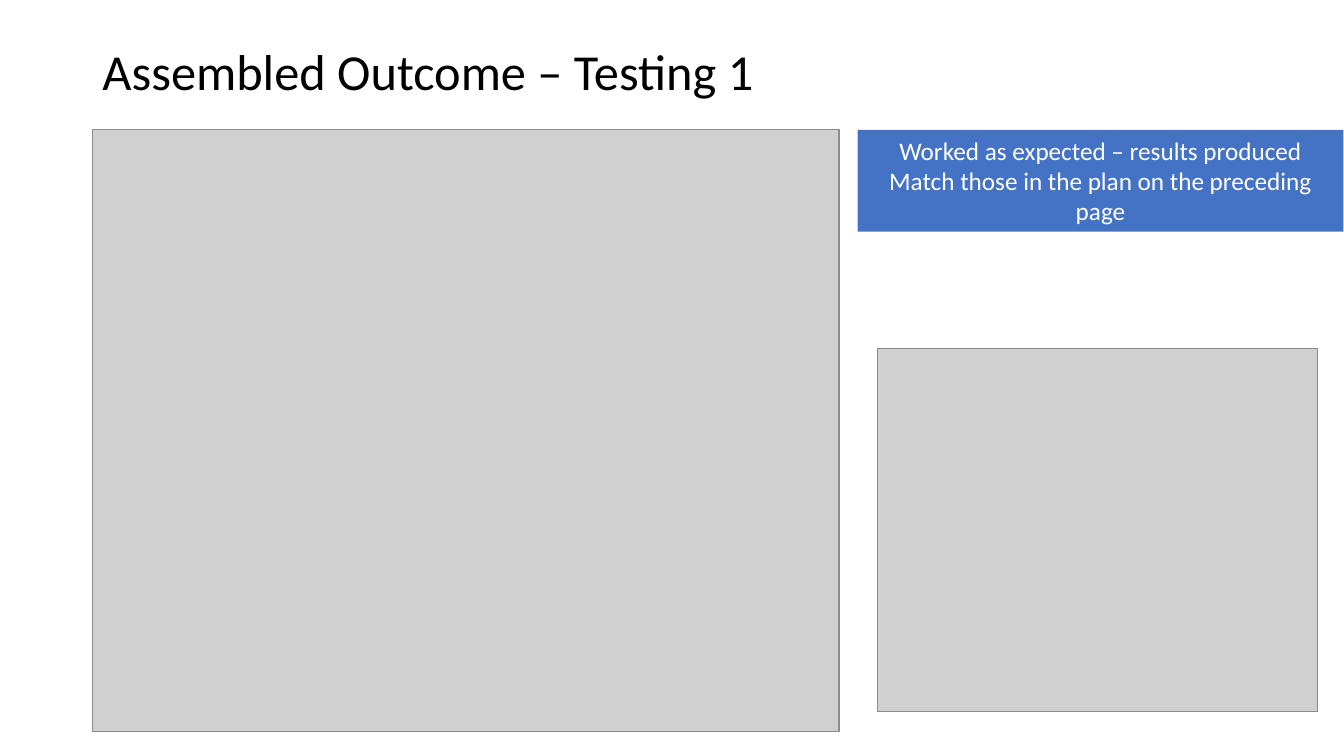
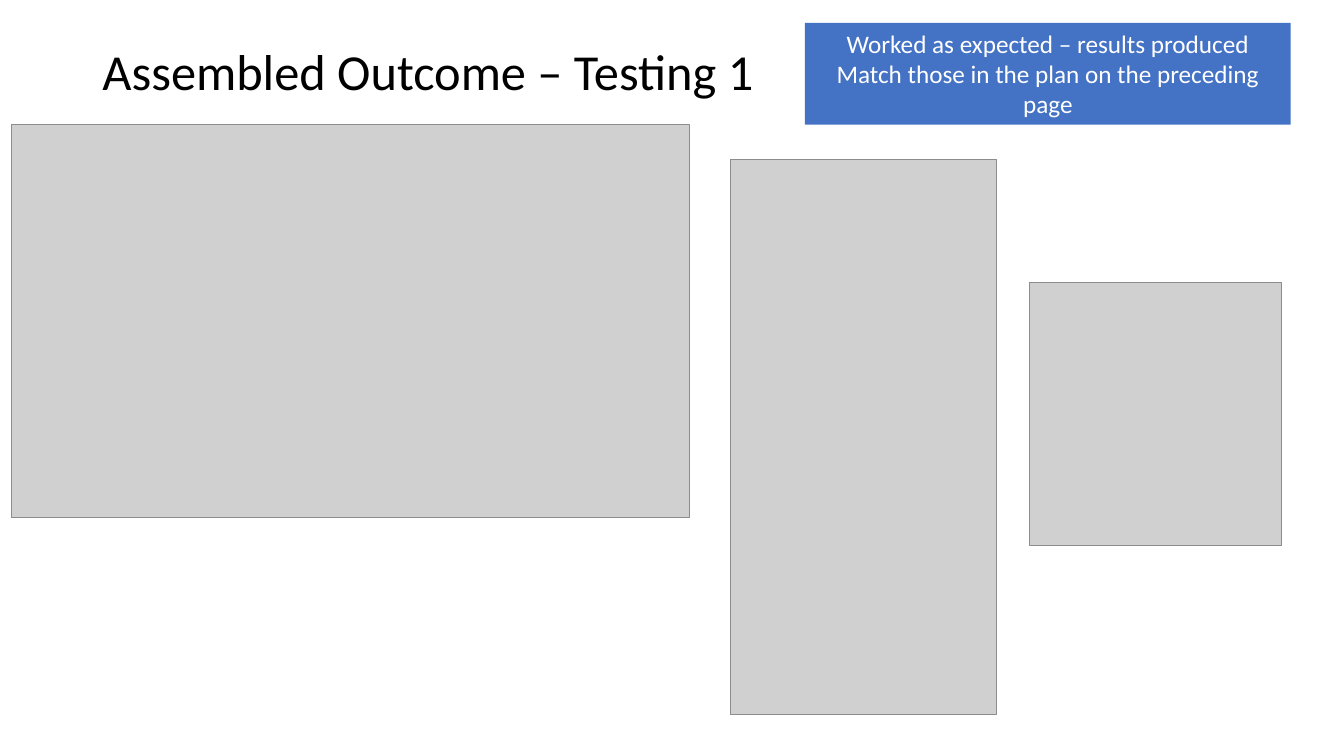
Before and after one commit to twschool/Assessment, a slide deck: slide 22 of Maori quiz documentation.pptx (slide 30 before the commit). Drawn at 1344x756 pixels with LibreOffice and Linux fonts; fonts in the diff are those of the drawing; grey boxes stand for pictures. Boxes give left, top, right and bottom in pixels: in the first picture for what was removed or moved away, otherwise in the second. Text is boxed around its words. In the diff, an @@ line names an element or a change of style, - is before the commit and + after.

```diff
--- a/Maori quiz documentation.pptx
+++ b/Maori quiz documentation.pptx
@@ rectangle "Worked as expected – results ...": place and size @@
-rectangle "Worked as expected – results ..." at bbox=[858, 130, 1344, 232]
+rectangle "Worked as expected – results ..." at bbox=[806, 23, 1292, 125]
@@ picture added at bbox=[11, 125, 690, 518] @@
@@ picture removed at bbox=[93, 130, 840, 732] @@
@@ picture added at bbox=[731, 159, 997, 714] @@
@@ picture added at bbox=[1029, 283, 1281, 546] @@
@@ picture removed at bbox=[878, 349, 1318, 712] @@
```
Also in this commit, not shown: 5 other slides changed, 2 slides added, 11 slides removed, 1 other file.
